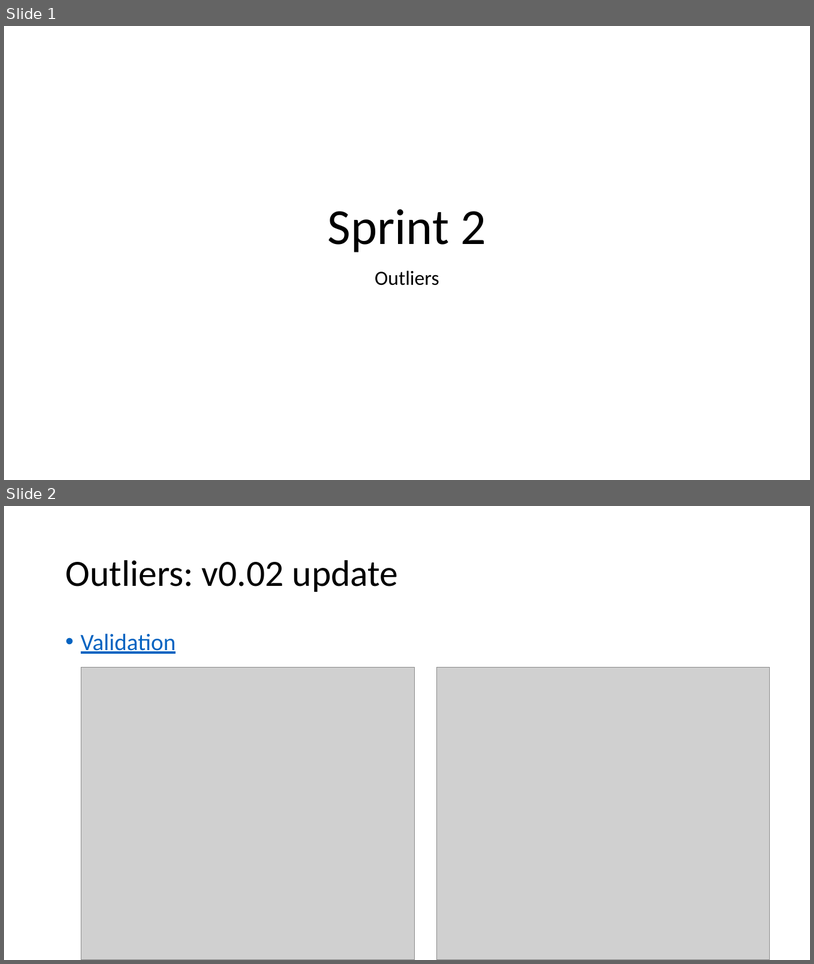
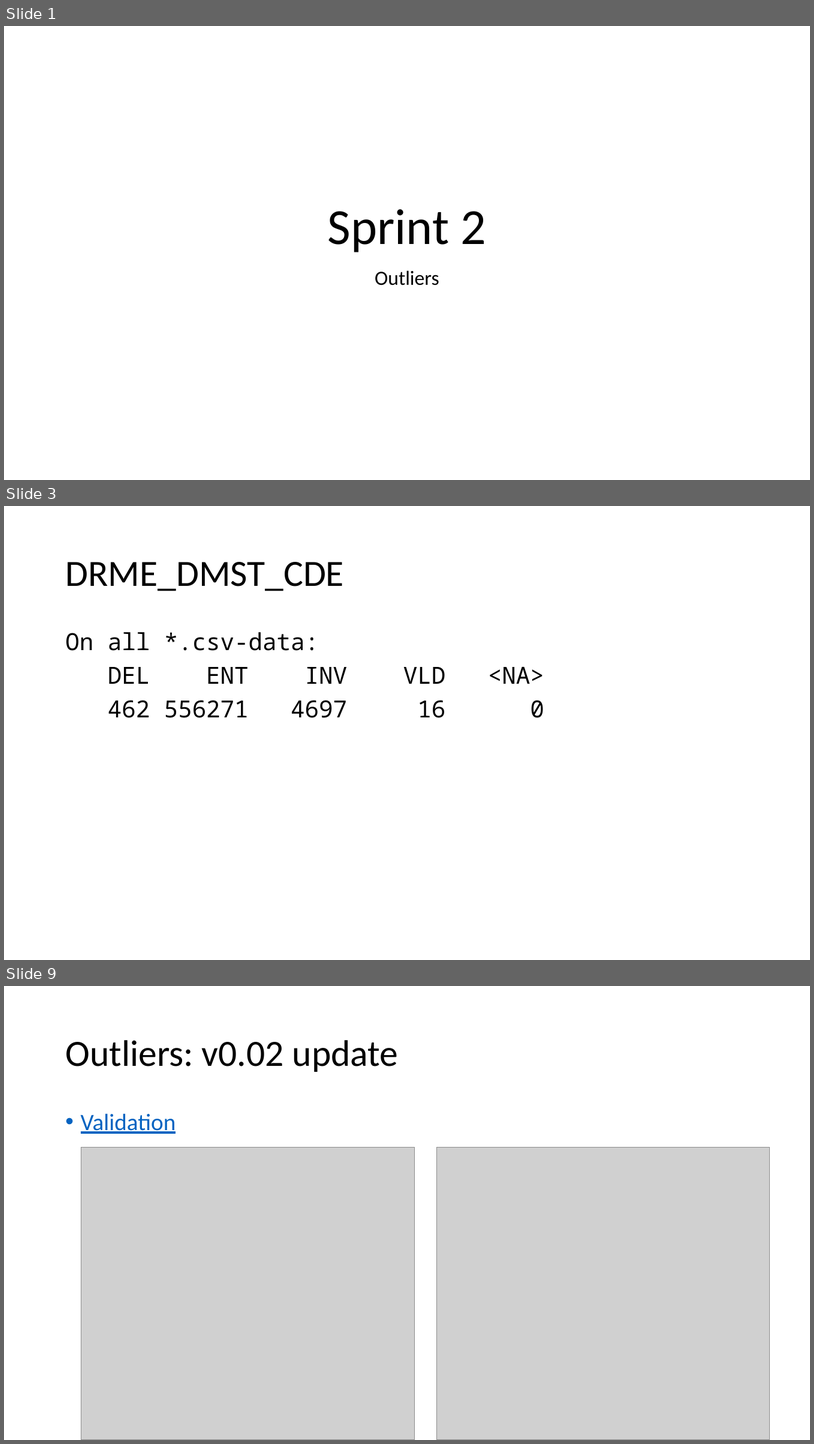
Before and after one commit to DOV-Vlaanderen/groundwater-logger-validation, a slide deck: presentation/groundwater_followup.pptx. Shown one above the other, each under a label of ours: slides 1 and 2 before the commit, slides 1, 3 and 9 after it; the slides between them are not shown. The pictures are 814x964 and 814x1444 pixels, drawn with LibreOffice and Linux fonts; fonts in the diff are those of the drawing; grey boxes stand for pictures. Boxes give left, top, right and bottom in pixels: in the first picture for what was removed or moved away, otherwise in the second. Text is boxed around its words. In the diff, an @@ line names an element or a change of style, - is before the commit and + after.

Commit message:
updated with DRME_DMST_CDE

```diff
--- a/presentation/groundwater_followup.pptx
+++ b/presentation/groundwater_followup.pptx
@@ slide 3 added at (4, 506, 810, 960), background #FFFFFF @@
@@ title added at (65, 562, 344, 591), 44 pt, text #000000 @@
+DRME_DMST_CDE
@@ text added at (65, 632, 545, 718), 28 pt, text #000000 @@
+On all *.csv-data:
+DEL ENT INV VLD <NA>
+462 556271 4697 16 0
@@ what was slide 2 is now slide 9 @@
```
Also in this commit, not shown: 7 other slides added.
